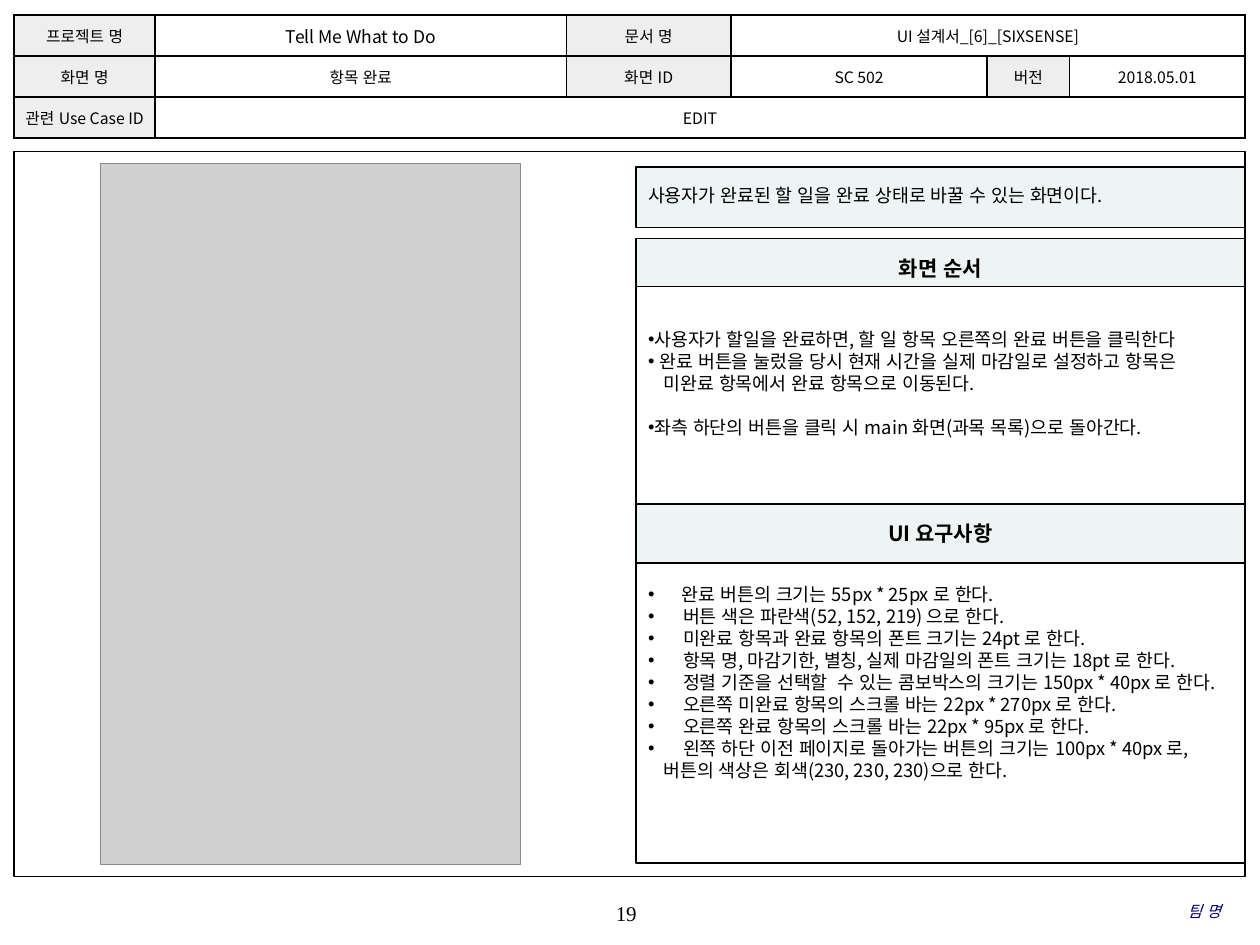
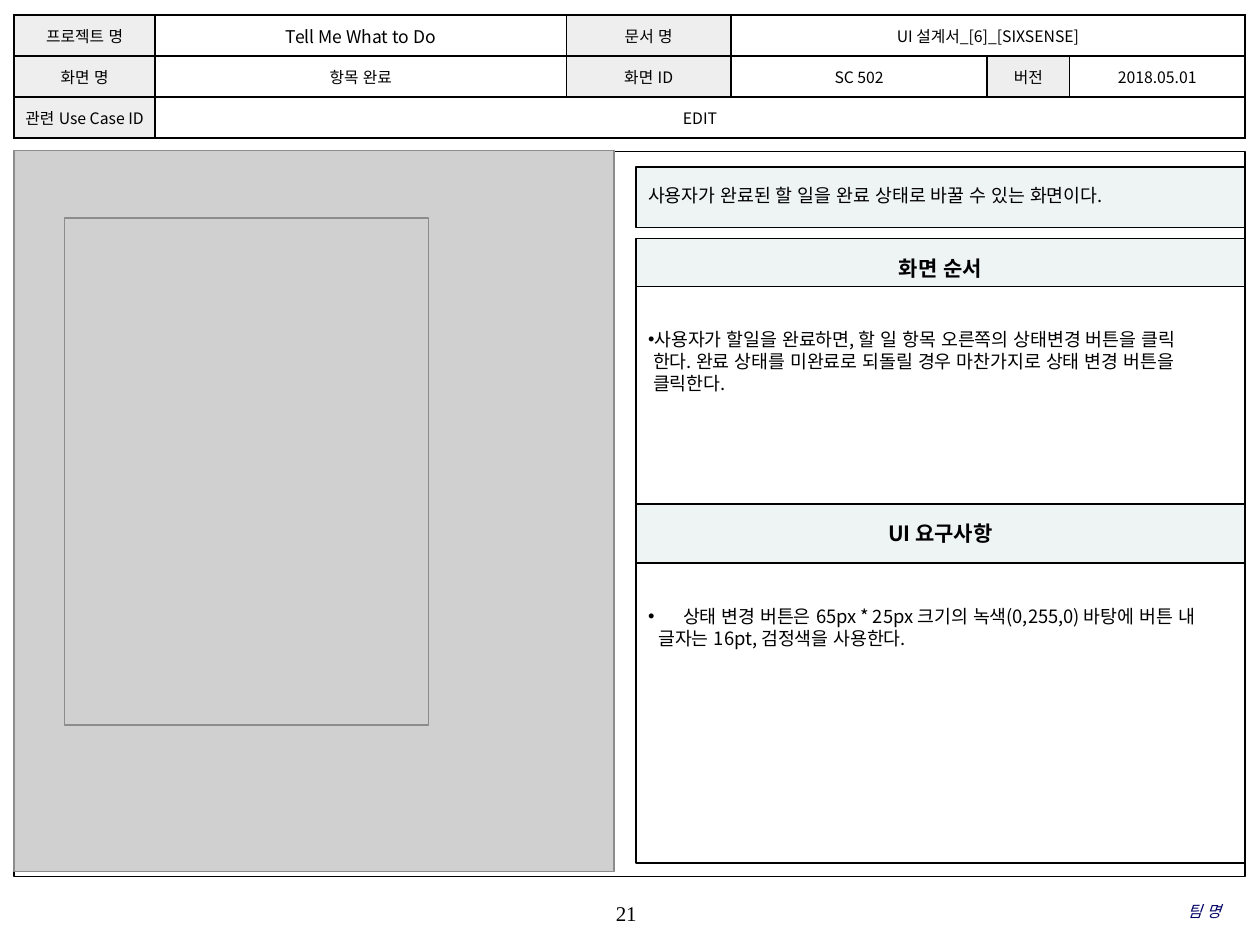
Before and after one commit to SMU-SE-Admin/18-1_6_SIXSENSE_Doc, a slide deck: slide 21 of 03 설계/UI 설계서_[6]_[SIXSENSE].pptx (slide 19 before the commit). Drawn at 1260x945 pixels with LibreOffice and Linux fonts; fonts in the diff are those of the drawing; grey boxes stand for pictures; background and template pictures are left out. Boxes give left, top, right and bottom in pixels: in the first picture for what was removed or moved away, otherwise in the second. Text is boxed around its words. In the diff, an @@ line names an element or a change of style, - is before the commit and + after.

```diff
--- a/03 설계/UI 설계서_[6]_[SIXSENSE].pptx
+++ b/03 설계/UI 설계서_[6]_[SIXSENSE].pptx
@@ picture: place and size @@
-picture at <box>101,164,520,866</box>
+picture at <box>14,151,614,872</box>
@@ picture added at <box>64,218,428,726</box> @@
@@ text in rectangle at <box>653,330,1175,392</box>: text changed @@
-• 사용자가 할일을 완료하면, 할 일 항목 오른쪽의 완료 버튼을 클릭한다
-• 완료 버튼을 눌렀을 당시 현재 시간을 실제 마감일로 설정하고 항목은
-미완료 항목에서 완료 항목으로 이동된다.
-• 좌측 하단의 버튼을 클릭 시 main 화면(과목 목록)으로 돌아간다.
+• 사용자가 할일을 완료하면, 할 일 항목 오른쪽의 상태변경 버튼을 클릭
+한다. 완료 상태를 미완료로 되돌릴 경우 마찬가지로 상태 변경 버튼을
+클릭한다.
@@ text in rectangle at <box>658,607,1195,650</box>: text changed @@
-• 완료 버튼의 크기는 55px * 25px 로 한다.
-• 버튼 색은 파란색(52, 152, 219) 으로 한다.
-• 미완료 항목과 완료 항목의 폰트 크기는 24pt 로 한다.
-• 항목 명, 마감기한, 별칭, 실제 마감일의 폰트 크기는 18pt 로 한다.
-• 정렬 기준을 선택할 수 있는 콤보박스의 크기는 150px * 40px 로 한다.
-• 오른쪽 미완료 항목의 스크롤 바는 22px * 270px 로 한다.
-• 오른쪽 완료 항목의 스크롤 바는 22px * 95px 로 한다.
-• 왼쪽 하단 이전 페이지로 돌아가는 버튼의 크기는 100px * 40px 로,
-버튼의 색상은 회색(230, 230, 230)으로 한다.
+• 상태 변경 버튼은 65px * 25px 크기의 녹색(0,255,0) 바탕에 버튼 내
+글자는 16pt, 검정색을 사용한다.
@@ page number at <box>616,907,637,921</box>: text changed @@
-19
+21
```
Also in this commit, not shown: 18 other slides changed, 4 slides added.
